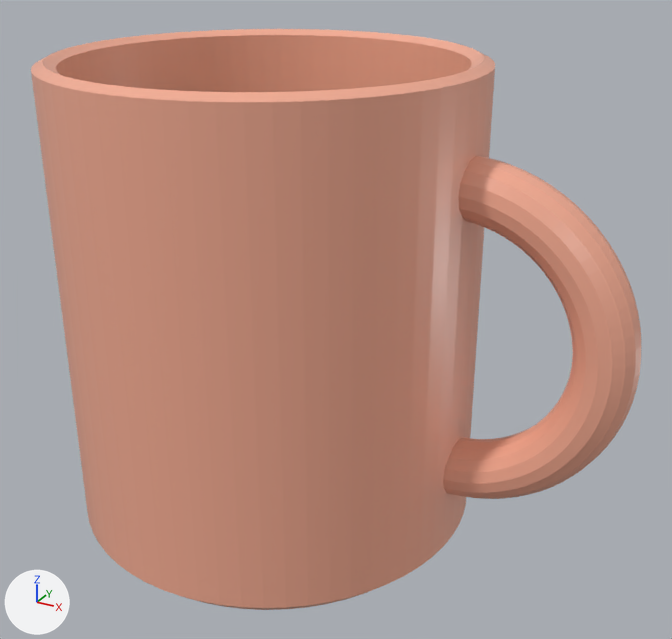
The glTF model models/mug.glb: old version first, new version second.
Rendered twice from a 50 mm camera at (0.0926, -0.1428, 0.1152) aimed at (0.0146, -0.0012, 0.0443). Lighting does not change. The marker at lower left points along +X, +Y and +Z. The older version comes first.

Objects in the first picture: 'mug_0', 'mug_1'.
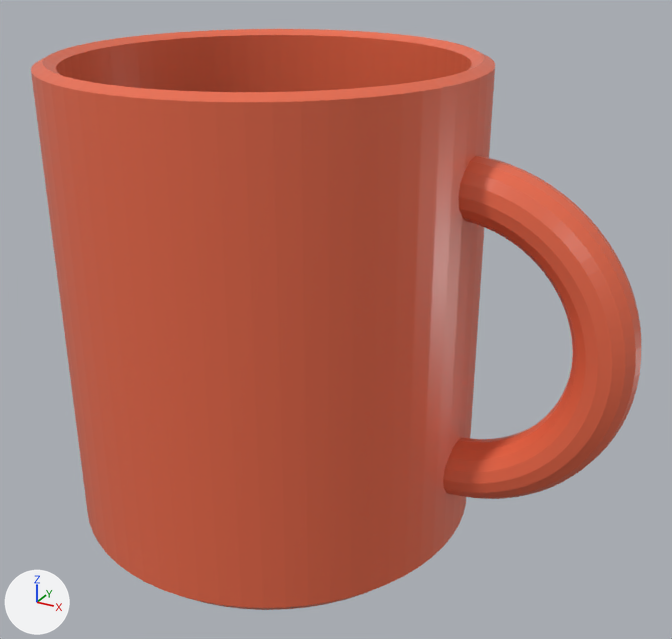
Scene script edits in JSON lines:
```json
{"op": "set", "path": "mat_material_0.base_color", "old": "(0.925, 0.424, 0.298)", "new": "(0.839, 0.149, 0.0706)", "note": "beige #f6ae94 -> orange #ec6c4b"}
```

Boxes [x1, y1, x2, y2] around the edits, measured in the pictures (672 x 639 px):
```json
{"object": "mug_0", "change": "recoloured", "before": [31, 29, 495, 610], "after": [31, 29, 495, 610], "on screen": "darker"}
{"object": "mug_1", "change": "recoloured", "before": [443, 156, 641, 499], "after": [443, 156, 641, 499], "on screen": "darker"}
```
